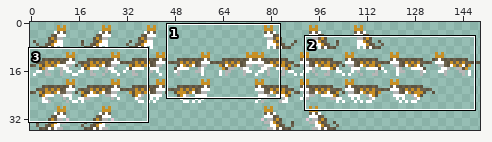
One commit to this sprite sheet: src/sprites/pita.png. Above: a wide view before the commit, with the close-up outlined.
Close-up. Earlier state:
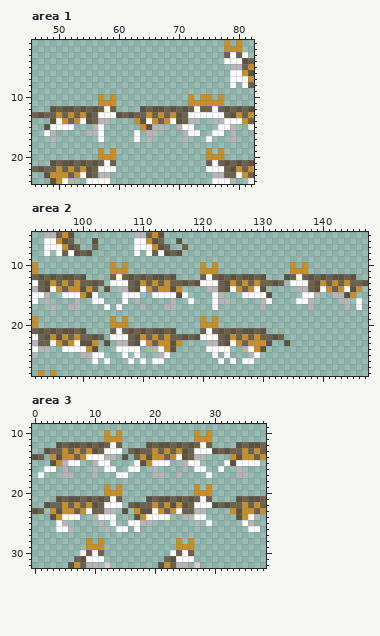
The file is 150x36 pixels. Shown: area 1: x 46..82, y 1..24; area 2: x 92..147, y 5..28; area 3: x 0..38, y 9..32.
After the commit:
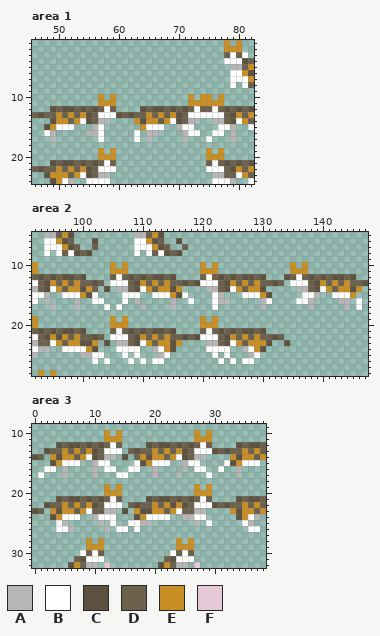
Palette (. is transparent): A #b6b6b6  B #ffffff  C #5c523f  D #6c614d  E #c88f24  F #e6c7d5
From old to new:
Area 1:
y 14: x 50 B -> E; x 65 B -> E; x 78..79 BB -> DC
y 15: x 49 B -> E; x 65..67 CAA -> BBB
Area 2:
y 14: x 129 B -> E; x 144 B -> E
y 15: x 115 B -> E; x 130 B -> E; x 142..144 AAC -> BBB
y 17: x 98 A -> .; x 114 A -> .
y 23: x 99 B -> E
Area 3:
y 14: x 10..11 BB -> CD
y 15: x 5 A -> B; x 34 B -> E
y 17: x 6 A -> .; x 21 A -> .; x 35 A -> .
y 23: x 20 B -> E
